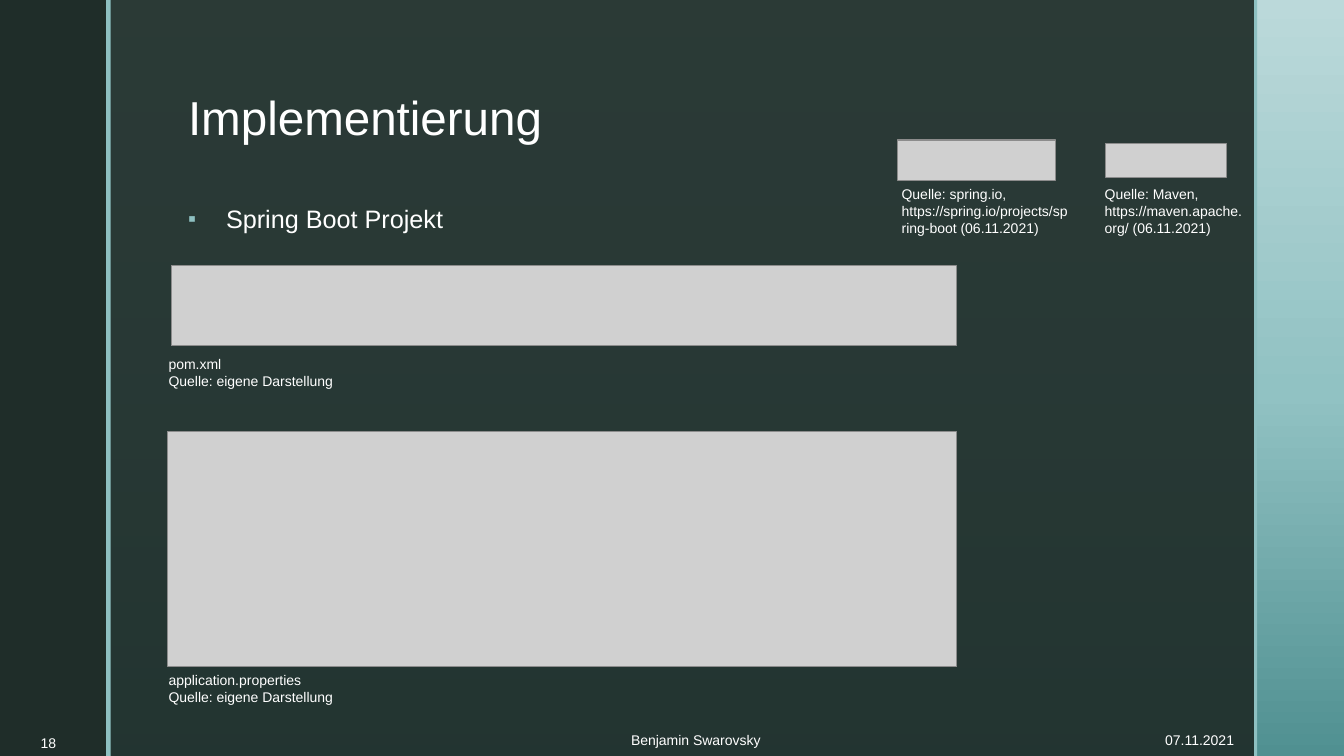
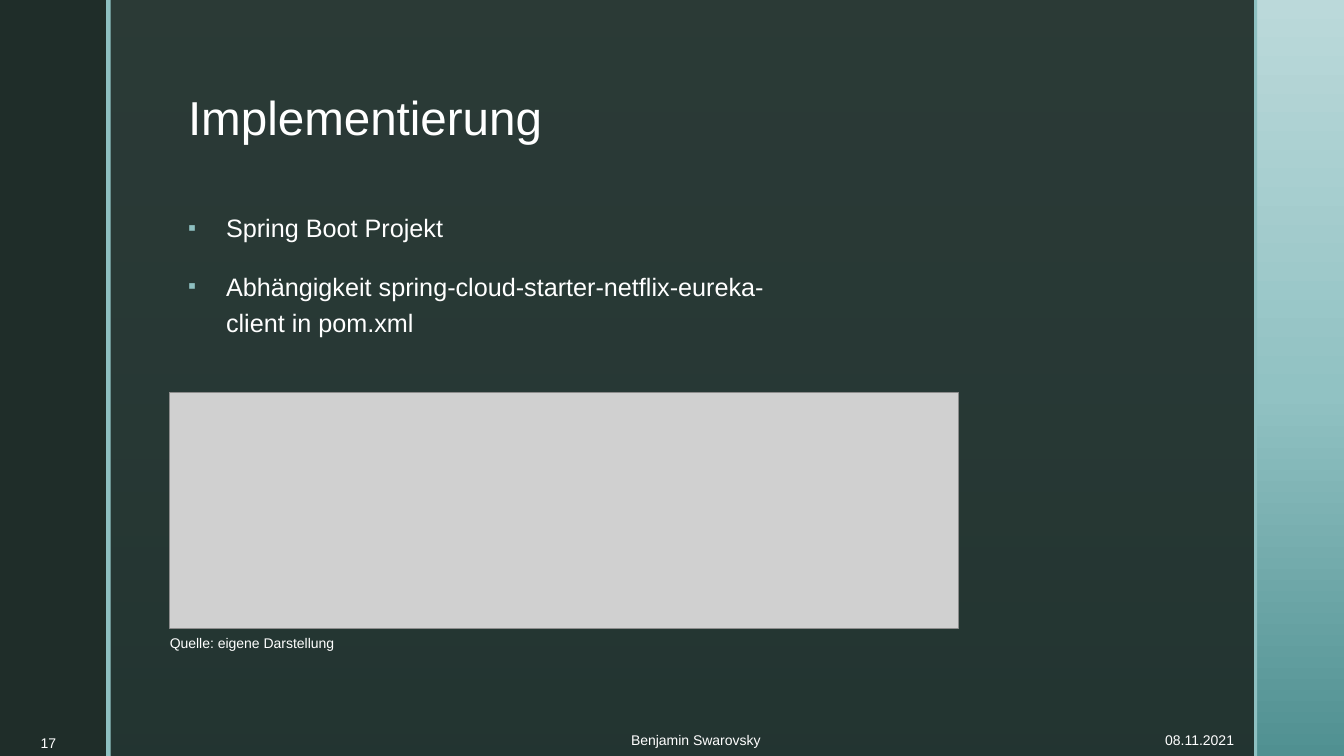
Before and after one commit to BenjaminS01/Abschluss, a slide deck: slide 17 of Vortrag.pptx (slide 18 before the commit). Drawn at 1344x756 pixels with LibreOffice and Linux fonts; fonts in the diff are those of the drawing; grey boxes stand for pictures; background and template pictures are left out. Boxes give left, top, right and bottom in pixels: in the first picture for what was removed or moved away, otherwise in the second. Text is boxed around its words. In the diff, an @@ line names an element or a change of style, - is before the commit and + after.

```diff
--- a/Vortrag.pptx
+++ b/Vortrag.pptx
@@ picture removed at [898,140,1056,180] @@
@@ picture removed at [1106,143,1227,177] @@
@@ text removed at [902,189,1068,236] @@
-Quelle: spring.io, https://spring.io/projects/spring-boot (06.11.2021)
@@ text removed at [1105,189,1242,236] @@
-Quelle: Maven, https://maven.apache.org/ (06.11.2021)
@@ picture removed at [171,266,957,346] @@
@@ text at [226,277,764,337]: paragraph added @@
+▪ Abhängigkeit spring-cloud-starter-netflix-eureka-client in pom.xml
@@ text removed at [169,359,333,389] @@
-pom.xml
-Quelle: eigene Darstellung
@@ picture: place and size @@
-picture at [168,432,958,666]
+picture at [169,393,959,628]
@@ text "Quelle: eigene Darstellung": place and size @@
-text "Quelle: eigene Darstellung" at [169,675,333,705]
+text "Quelle: eigene Darstellung" at [170,638,335,651]
@@ text at [169,675,302,688]: paragraph removed @@
-application.properties
@@ page number at [41,738,57,748]: text changed @@
-18
+17
@@ text at [1165,735,1234,745]: text changed @@
-07.11.2021
+08.11.2021
```
Also in this commit, not shown: 24 other slides changed, 2 slides removed.
